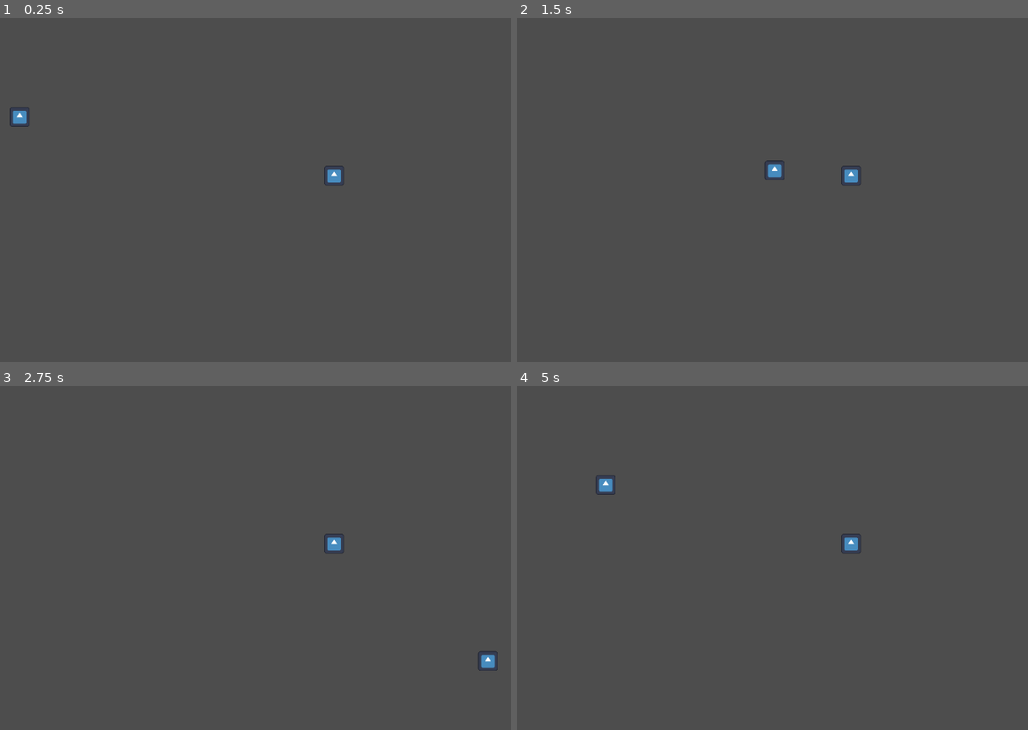
Above: before the commit, frames 1-4 (two rows, left to right).
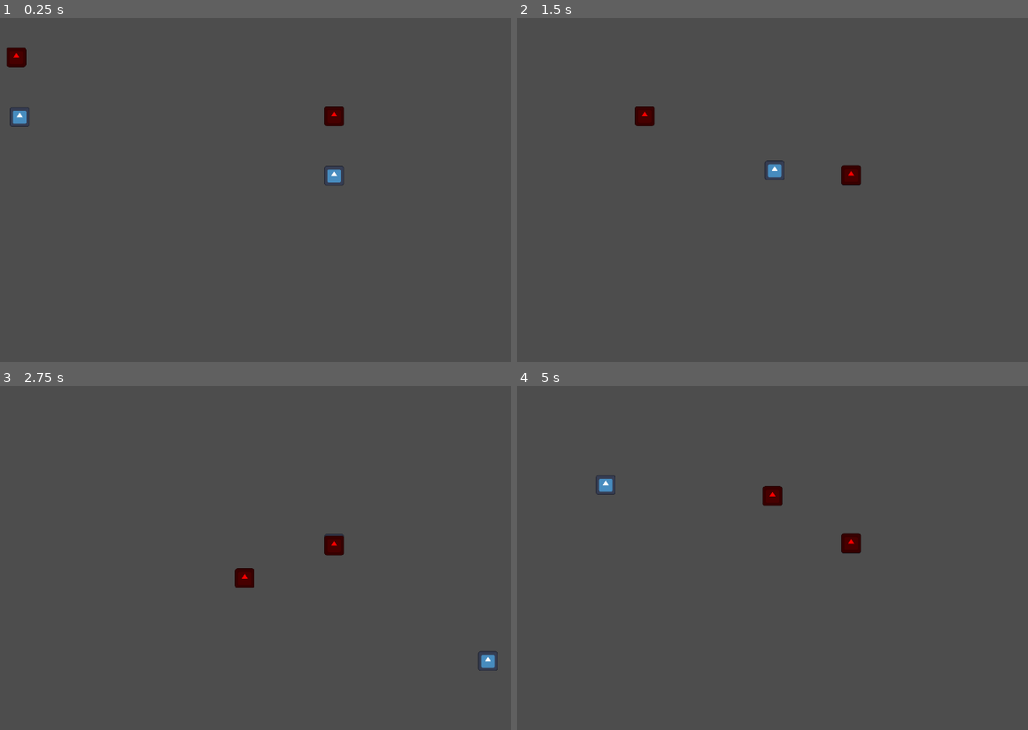
Above: after the commit, the same moments.

Repository: NIK-Pro-coder/coop-roguelike-reborn
Game: Godot game, scene res://main.tscn
Two runs of this game, one before a commit and one after it. Both use one fixed random seed, a clock stepped at 60 frames per second and the inputs below. The engine's default icon, where the game draws it, is replaced by a stand-in: a white triangle on a blue panel in a dark square.
Inputs (mouse positions are in pixels of both pictures, inside the frame that each line leads up to):
- Up to frame 1 (0.25 s): no input
- Up to frame 2 (1.5 s): tap Enter at 0.5 s; move the mouse to (1027, 145) at 0.52 s; hold D (right) 0.53-1.28 s; hold Right mouse button (roll) 0.53-1.28 s; click (1027, 145) at 0.67 s; move the mouse to (731, 183) at 1.27 s; hold S (down) from 1.28 s (still down); right-click (731, 183) at 1.35 s
- Up to frame 3 (2.75 s): move the mouse to (424, 444) at 2.02 s; release S (down) at 2.03 s; hold D (right) from 2.03 s (still down); hold Right mouse button (roll) from 2.03 s (still down)
- Up to frame 4 (5 s): move the mouse to (833, 609) at 2.77 s; release D (right) at 2.78 s; release Right mouse button (roll) at 2.78 s; hold W (up) 2.78-3.53 s; right-click (833, 609) at 2.85 s; click (833, 609) at 2.92 s; move the mouse to (outside the picture) at 3.52 s; hold Right mouse button (roll) 3.53-4.28 s; hold A (left) from 3.53 s (still down); move the mouse to (660, 472) at 4.27 s; right-click (660, 472) at 4.35 s

The runs differ from the first frame. In frame 1, 0.5% of the frame differs, in the area x 1-68%, y 8-32%; in frame 2, 0.4%; in frame 3, 0.4%; in frame 4, 0.5%.

Commit message:
Continued working on state machine + Made basic follow state for enemies

Diff:
--- /dev/null
+++ b/Enemies/BaseEnemy/base_enemy.gd
@@ -0,0 +1,7 @@
+extends CharacterBody2D
+class_name Enemy
+
+var speed: float = 200.0
+
+func _physics_process(_delta: float) -> void:
+  move_and_slide()
--- a/Enemies/BaseEnemy/base_enemy.tscn
+++ b/Enemies/BaseEnemy/base_enemy.tscn
@@ -1,11 +1,17 @@
 [gd_scene format=3 uid="uid://m5c1kwwxoqar"]
 
 [ext_resource type="Texture2D" uid="uid://0msh4i528jdl" path="res://icon.svg" id="1_1ik2b"]
+[ext_resource type="Script" uid="uid://bdmjqu23lmdh" path="res://Enemies/BaseEnemy/base_enemy.gd" id="1_i5m5u"]
+[ext_resource type="Script" uid="uid://dqi86iea56asx" path="res://StateMachine/state_machine.gd" id="2_wg550"]
+[ext_resource type="Script" uid="uid://bm35bt0prpugp" path="res://StateMachine/States/follow_state.gd" id="4_jsne5"]
 
 [sub_resource type="RectangleShape2D" id="RectangleShape2D_wg550"]
 size = Vector2(32, 32)
 
 [node name="BaseEnemy" type="CharacterBody2D" unique_id=1686810503]
+collision_layer = 4
+motion_mode = 1
+script = ExtResource("1_i5m5u")
 
 [node name="Icon" type="Sprite2D" parent="." unique_id=789758193]
 modulate = Color(1, 0, 0, 1)
@@ -15,3 +21,12 @@
 [node name="CollisionShape2D" type="CollisionShape2D" parent="." unique_id=401774984]
 shape = SubResource("RectangleShape2D_wg550")
 debug_color = Color(0.6651851, 0, 0, 0.42000002)
+
+[node name="StateMachine" type="Node" parent="." unique_id=527699795 node_paths=PackedStringArray("initial_state")]
+script = ExtResource("2_wg550")
+initial_state = NodePath("Follow")
+metadata/_custom_type_script = "uid://dqi86iea56asx"
+
+[node name="Follow" type="Node" parent="StateMachine" unique_id=1359509179]
+script = ExtResource("4_jsne5")
+metadata/_custom_type_script = "uid://bm35bt0prpugp"
--- a/Player/player.tscn
+++ b/Player/player.tscn
@@ -6,7 +6,8 @@
 [sub_resource type="RectangleShape2D" id="RectangleShape2D_4ntmi"]
 size = Vector2(32, 32)
 
-[node name="Player" type="CharacterBody2D" unique_id=1584554355]
+[node name="Player" type="CharacterBody2D" unique_id=1584554355 groups=["player"]]
+collision_layer = 2
 motion_mode = 1
 script = ExtResource("1_4ntmi")
 
--- /dev/null
+++ b/StateMachine/States/follow_state.gd
@@ -0,0 +1,19 @@
+extends State
+class_name FollowState
+
+var target: Player
+
+func enter(enemy: Enemy) -> void:
+  var dist: float = -1.0
+
+  for i in get_tree().get_nodes_in_group("player"):
+    var d: float = (i as Player).global_position.distance_squared_to(enemy.global_position)
+
+    if d < dist or dist < 0.0:
+      dist = d
+      target = i
+
+func update(delta: float, enemy: Enemy) -> void:
+  var move_dir: Vector2 = (target.global_position - enemy.global_position).normalized()
+
+  enemy.velocity = move_dir * enemy.speed * delta * 60
--- a/StateMachine/base_state.gd
+++ b/StateMachine/base_state.gd
@@ -4,6 +4,6 @@
 @warning_ignore("unused_signal")
 signal transition_to(to_state: String)
 
-func enter() -> void: pass
-func exit() -> void: pass
-func update(_delta: float) -> void: pass
+func enter(_enemy: Enemy) -> void: pass
+func exit(_enemy: Enemy) -> void: pass
+func update(_delta: float, _enemy: Enemy) -> void: pass
--- a/StateMachine/state_machine.gd
+++ b/StateMachine/state_machine.gd
@@ -2,6 +2,7 @@
 class_name StateMachine
 
 @export var initial_state: State
+@onready var enemy: Enemy = get_parent()
 
 var states: Dictionary[String, State] = {}
 var current_state: State
@@ -14,15 +15,19 @@
 
   if initial_state:
     current_state = initial_state
-    current_state.enter()
+    current_state.enter(enemy)
 
 func transition_to(to_state: String) -> void:
   if current_state:
-    current_state.exit()
+    current_state.exit(enemy)
 
   if !to_state in states:
     push_error("Could not find state: %s" % to_state)
     return
 
   current_state = states[to_state]
-  current_state.enter()
+  current_state.enter(enemy)
+
+func _physics_process(delta: float) -> void:
+  if current_state:
+    current_state.update(delta, enemy)
--- a/main.tscn
+++ b/main.tscn
@@ -1,6 +1,7 @@
 [gd_scene format=3 uid="uid://bbda4h7u3rerl"]
 
 [ext_resource type="PackedScene" uid="uid://cdhqce348kp2a" path="res://Player/player.tscn" id="1_ig7tw"]
+[ext_resource type="PackedScene" uid="uid://m5c1kwwxoqar" path="res://Enemies/BaseEnemy/base_enemy.tscn" id="2_0xm2m"]
 
 [node name="Main" type="Node" unique_id=1014945260]
 
@@ -11,3 +12,9 @@
 position = Vector2(544, 344)
 collision_layer = 2
 device = 0
+
+[node name="BaseEnemy" parent="." unique_id=1686810503 instance=ExtResource("2_0xm2m")]
+position = Vector2(544, 200)
+
+[node name="BaseEnemy2" parent="." unique_id=1289808806 instance=ExtResource("2_0xm2m")]
+position = Vector2(24, 104)
--- a/project.godot
+++ b/project.godot
@@ -18,6 +18,10 @@
 [autoload]
 
 MultiInput="*uid://d0bidjj2yetwx"
+
+[global_group]
+
+player="Group for all players"
 
 [input]
 
Not shown, added: Enemies/BaseEnemy/base_enemy.gd.uid
Not shown, added: StateMachine/States/follow_state.gd.uid
